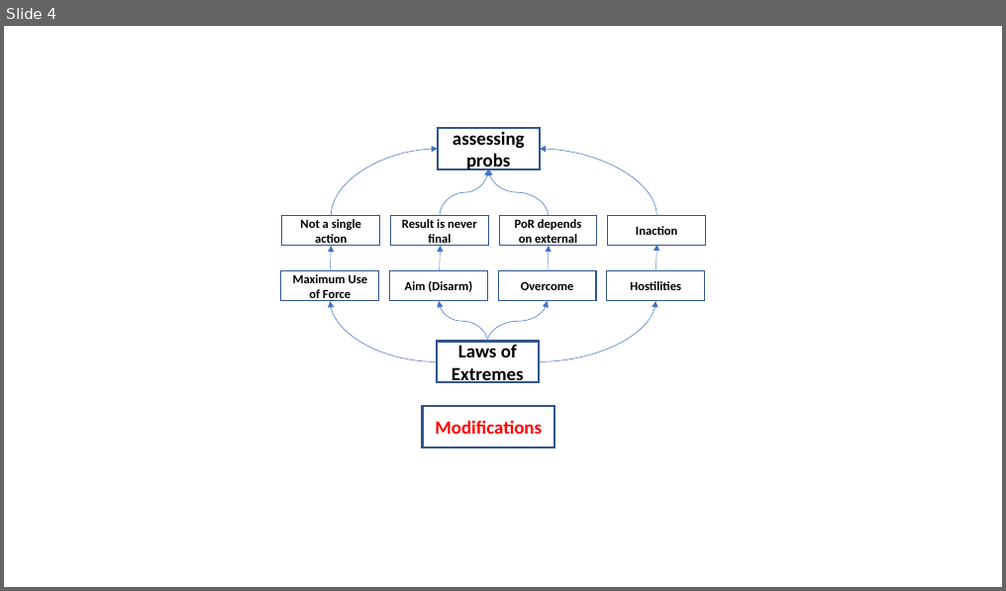
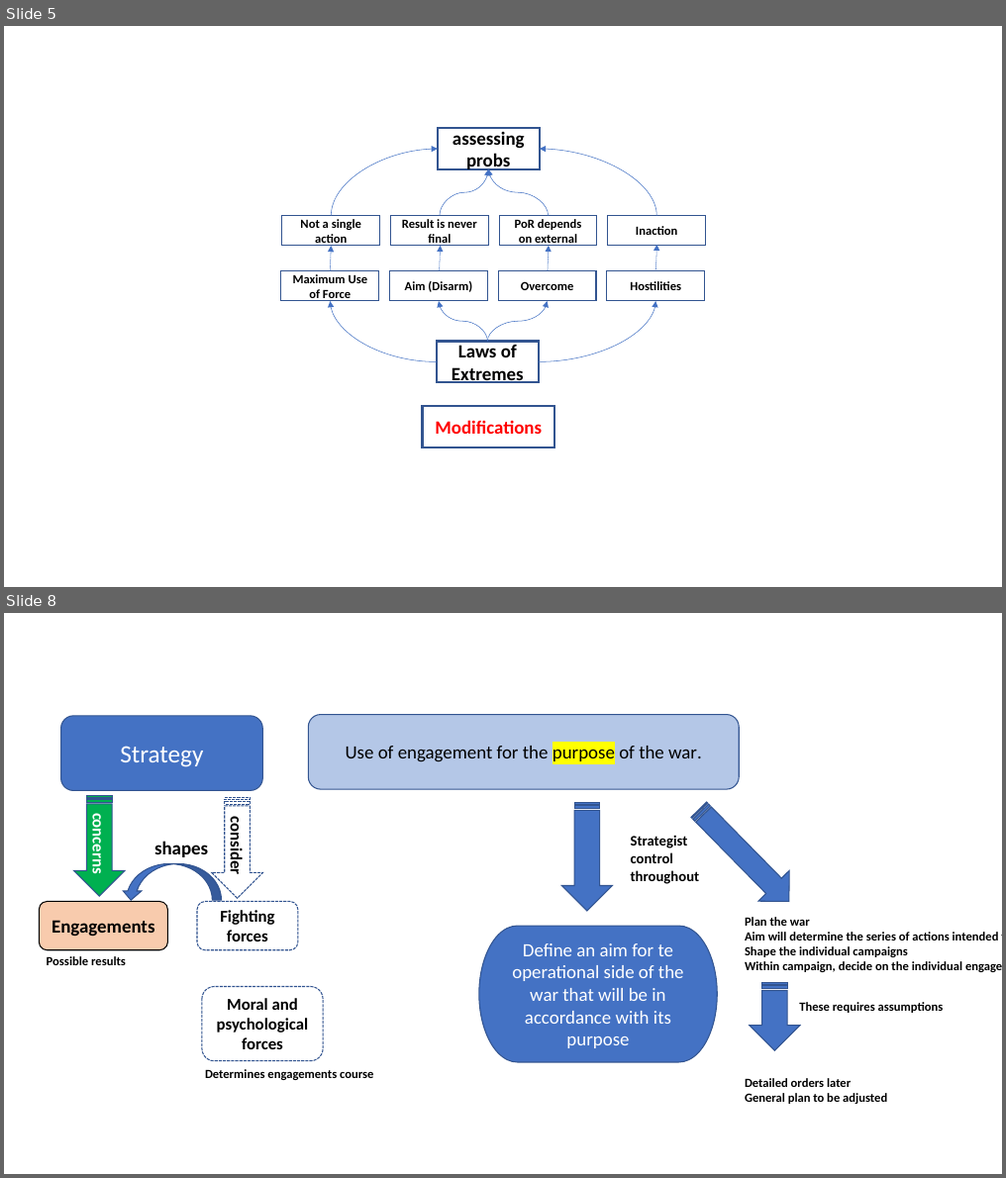
Before and after one commit to GurkanGitHub/PhD, a slide deck: onWar.pptx. Shown one above the other, each under a label of ours: slide 4 before the commit, slides 5 and 8 after it; the slides between them are not shown. The pictures are 1006x591 and 1006x1178 pixels, drawn with LibreOffice and Linux fonts; fonts in the diff are those of the drawing. Boxes give left, top, right and bottom in pixels: in the first picture for what was removed or moved away, otherwise in the second. Text is boxed around its words. In the diff, an @@ line names an element or a change of style, - is before the commit and + after.

```diff
--- a/onWar.pptx
+++ b/onWar.pptx
@@ slide 8 added at bbox=[4, 613, 1002, 1174], background #FFFFFF @@
@@ rounded rectangle added at bbox=[60, 716, 263, 790], fill #4472C4, outline #325491 1 pt, 24 pt, text #FFFFFF @@
+Strategy
@@ rounded rectangle added at bbox=[309, 715, 740, 789], fill #B4C7E7, outline #325491 1 pt, 18 pt, text #000000 @@
+Use of engagement for the purpose of the war.
@@ striped right arrow added at bbox=[73, 796, 125, 896], fill #00B050, outline #325491 1 pt, 16 pt, text #FFFFFF, bold @@
+concerns
@@ striped right arrow added at bbox=[212, 798, 263, 898], outline #325491 1 pt dashed, 16 pt, text #000000, bold @@
+consider
@@ striped right arrow added at bbox=[561, 803, 612, 911], fill #4472C4, outline #325491 1 pt @@
@@ striped right arrow added at bbox=[684, 794, 805, 917], fill #4472C4, outline #325491 1 pt @@
@@ text added at bbox=[154, 841, 208, 858], 18 pt, text #000000, bold @@
+shapes
@@ text added at bbox=[631, 835, 700, 884], 14 pt, text #000000, bold @@
+Strategist
+control
+throughout
@@ curved left arrow added at bbox=[122, 863, 222, 900], fill #4472C4, outline #325491 1 pt @@
@@ rounded rectangle added at bbox=[40, 902, 168, 951], fill #F8CBAD, outline #000000 1 pt, 18 pt, text #000000, bold @@
+Engagements
@@ rounded rectangle added at bbox=[197, 902, 298, 951], outline #325491 1 pt dashed, 16 pt, text #000000, bold @@
+Fighting
+forces
@@ pill shape added at bbox=[479, 926, 718, 1062], fill #4472C4, outline #325491 1 pt, 18 pt, text #FFFFFF @@
+Define an aim for te operational side of the war that will be in accordance with its purpose
@@ text added at bbox=[745, 917, 999, 972], 12 pt, text #000000, bold @@
+Plan the war
+Aim will determine the series of actions intended to achieve it
+Shape the individual campaigns
+Within campaign, decide on the individual engagements
@@ text added at bbox=[47, 957, 126, 965], 12 pt, text #000000, bold @@
+Possible results
@@ rounded rectangle added at bbox=[202, 986, 323, 1060], outline #325491 1 pt dashed, 16 pt, text #000000, bold @@
+Moral and psychological forces
@@ striped right arrow added at bbox=[749, 983, 800, 1052], fill #4472C4, outline #325491 1 pt @@
@@ text added at bbox=[799, 1002, 944, 1013], 12 pt, text #000000, bold @@
+These requires assumptions
@@ text added at bbox=[205, 1069, 373, 1080], 12 pt, text #000000, bold @@
+Determines engagements course
@@ text added at bbox=[745, 1078, 887, 1104], 12 pt, text #000000, bold @@
+Detailed orders later
+General plan to be adjusted
@@ what was slide 4 is now slide 5 @@
```
Also in this commit, not shown: 3 other slides added, 2 other files.
